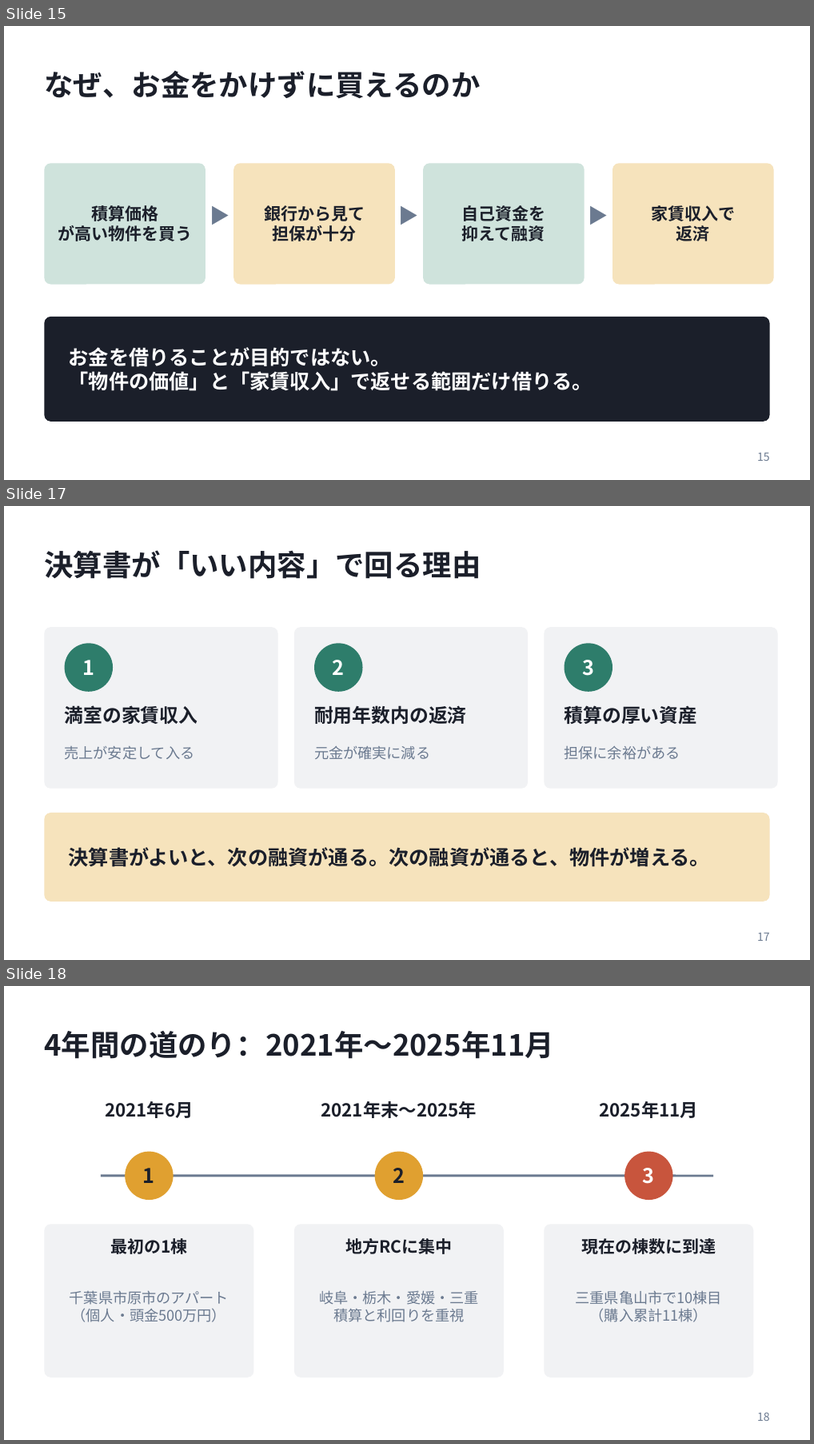
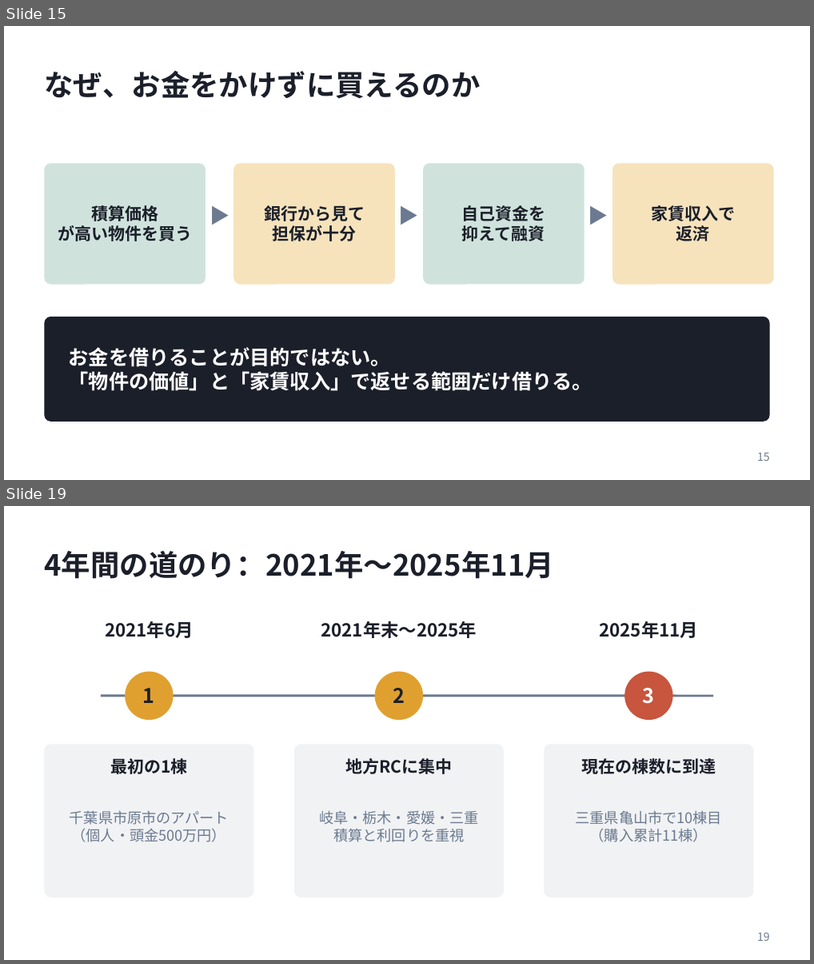
Before and after one commit to daisuke2009/avatars1, a slide deck: presentations/20261023_弱者の戦略_発表資料.pptx. Shown one above the other, each under a label of ours: slides 15, 17 and 18 before the commit, slides 15 and 19 after it; the slides between them are not shown. The pictures are 814x1444 and 814x964 pixels, drawn with LibreOffice and Linux fonts; fonts in the diff are those of the drawing. Boxes give left, top, right and bottom in pixels: in the first picture for what was removed or moved away, otherwise in the second. Text is boxed around its words. In the diff, an @@ line names an element or a change of style, - is before the commit and + after.

```diff
--- a/presentations/20261023_弱者の戦略_発表資料.pptx
+++ b/presentations/20261023_弱者の戦略_発表資料.pptx
@@ slide 17 removed at (x1=4, y1=506, x2=810, y2=960), background #FFFFFF @@
@@ title removed at (x1=44, y1=550, x2=481, y2=579) @@
-決算書が「いい内容」で回る理由
@@ rounded rectangle removed at (x1=44, y1=627, x2=278, y2=788) @@
@@ ellipse removed at (x1=65, y1=643, x2=113, y2=692) @@
@@ rounded rectangle removed at (x1=294, y1=627, x2=528, y2=788) @@
@@ ellipse removed at (x1=314, y1=643, x2=363, y2=692) @@
@@ rounded rectangle removed at (x1=544, y1=627, x2=778, y2=788) @@
@@ ellipse removed at (x1=565, y1=643, x2=613, y2=692) @@
@@ text removed at (x1=82, y1=660, x2=94, y2=675) @@
-1
@@ text removed at (x1=333, y1=660, x2=345, y2=675) @@
-2
@@ text removed at (x1=582, y1=660, x2=594, y2=676) @@
-3
@@ text removed at (x1=65, y1=705, x2=198, y2=724) @@
-満室の家賃収入
@@ text removed at (x1=314, y1=705, x2=467, y2=724) @@
-耐用年数内の返済
@@ text removed at (x1=565, y1=705, x2=698, y2=724) @@
-積算の厚い資産
@@ text removed at (x1=65, y1=746, x2=195, y2=759) @@
-売上が安定して入る
@@ text removed at (x1=314, y1=746, x2=430, y2=760) @@
-元金が確実に減る
@@ text removed at (x1=565, y1=746, x2=681, y2=760) @@
-担保に余裕がある
@@ rounded rectangle removed at (x1=44, y1=812, x2=770, y2=901) @@
@@ text removed at (x1=69, y1=847, x2=710, y2=867) @@
-決算書がよいと、次の融資が通る。次の融資が通ると、物件が増える。
@@ page number removed at (x1=758, y1=932, x2=770, y2=940) @@
-17
@@ what was slide 18 is now slide 19 @@
```
Also in this commit, not shown: 1 slide changed, 5 slides added.
